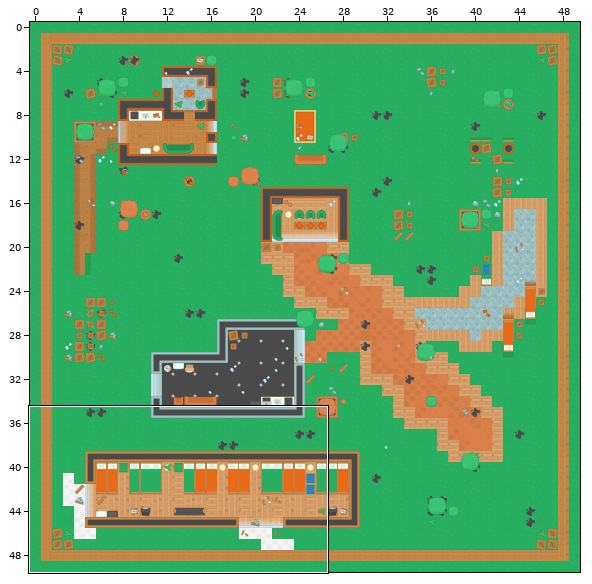
Tiled map, stored at assets/map/mappgameeeee.tmx. The picture above shows the old version from afar; the outline marks the close-up.
Close-up. Earlier state:
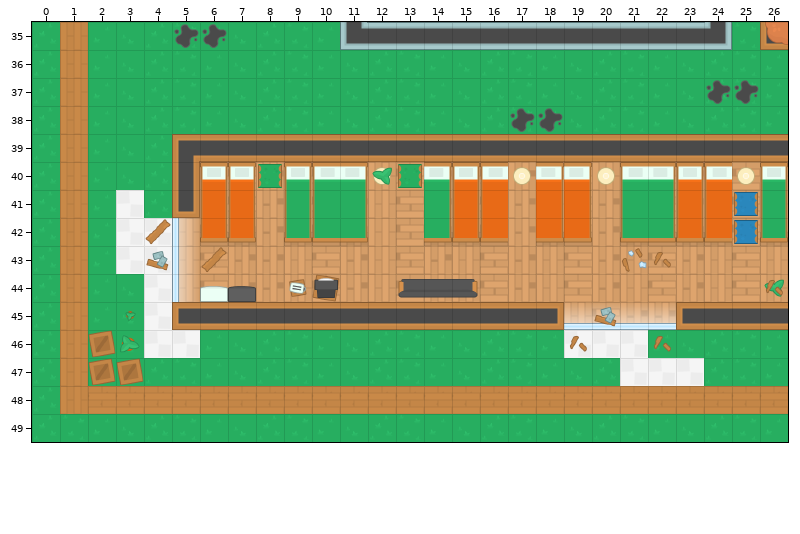
Cells are 64x64 px. Shown: x 0..26, y 35..49.
After:
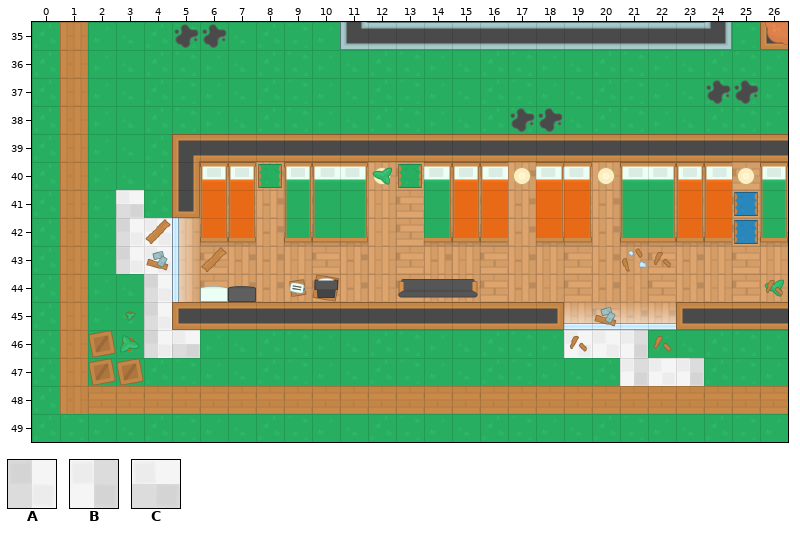
Key: from "kenney_top-down-shooter": A 126, B 127, C 154.
_ is an empty cell.
See-through tiles are keyed as they look on the map.
From old to new:
{"where": "layer \"prop2\""}
{"y":41,"x":3,"old":"_","new":"C"}
{"y":42,"x":3,"old":"_","new":"A"}
{"y":43,"x":3,"old":"_","new":"A"}
{"y":44,"x":4,"old":"_","new":"A"}
{"y":45,"x":4,"old":"_","new":"A"}
{"y":46,"x":4,"old":"__","new":"AC"}
{"y":46,"x":21,"old":"_","new":"B"}
{"y":47,"x":21,"old":"_","new":"B"}
{"y":47,"x":23,"old":"_","new":"B"}
{"label":"added","picture_box":[116,204,200,358]}
{"label":"added","picture_box":[634,330,648,386]}
{"label":"added","picture_box":[690,358,704,386]}
